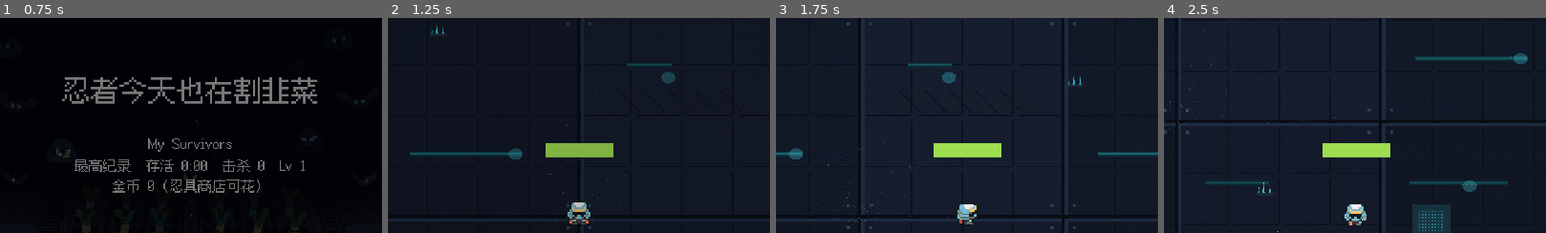
Above: before the commit, frames 1-4 (left to right).
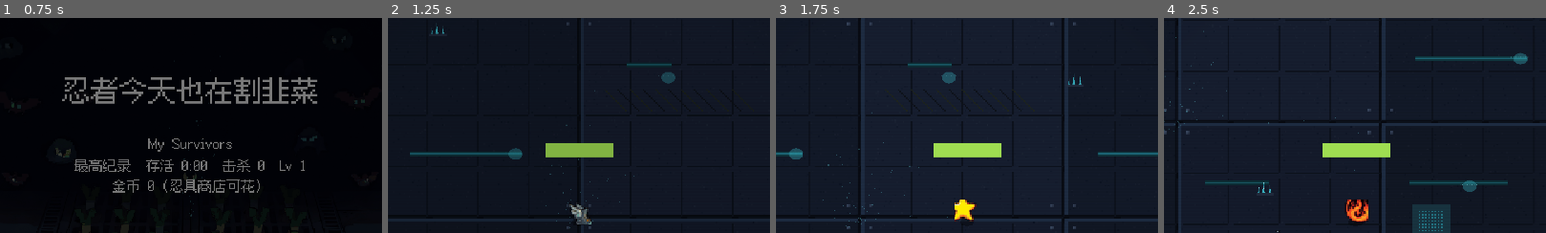
Above: after the commit, the same moments.

Repository: dkvkvk/my-survivors
Game: Godot game, scene res://main_menu.tscn
Same seed, same stepped clock (60 frames per second), same inputs: the game is played once before the commit and once after it. Sound files missing from this copy of the repository are replaced by a short silence.
Inputs:
- Up to frame 1 (0.75 s): click "开始游戏" at 0.5 s
- Up to frame 2 (1.25 s): no input
- Up to frame 3 (1.75 s): tap Enter at 1.25 s; hold D (move_right) from 1.28 s (still down); tap R at 1.35 s
- Up to frame 4 (2.5 s): release D (move_right) at 2.03 s; hold S (move_down) from 2.03 s (still down); tap R at 2.1 s
The pictures show only the part of the screen within x 25-75%, y 4-54%; the shares and areas given below are measured in that part.

Frame 1 is identical in both runs. In frame 2, 0.5% of the frame differs, in the area x 47-54%, y 84-96%; in frame 3, 0.5%; in frame 4, 0.6%, in the area x 47-54%, y 84-97%.

Commit message:
升级卡图标八件套 + 忍者重做动画表（AI 生成）
- 升级三选一卡片顶部图标：靴子/扳机/弹药/爱心/磁铁/刀环/光环/三手里剑
 （3x3 宫格生成，切九格按序映射 8 张卡，另出一枚备用星星）
- 忍者换重做的 4x4 行走表（腿部姿态明确的真走路循环，替换滑行感旧表）
- 实机验证：卡片图标显示且与卡名对应、忍者动画正常、零报错

Diff:
--- a/hero.gd
+++ b/hero.gd
@@ -4,7 +4,7 @@
 ## 自动读取父节点（Player）的速度，按主轴方向播放四向走路/待机动画。
 ## 物理与碰撞仍在 player.tscn 上，这里只负责外观。
 
-const SHEET := preload("res://assets/hero/ninja_blue.png")
+const SHEET := preload("res://assets/hero/ninja_sheet.png")
 const SHADOW := preload("res://assets/hero/shadow.png")
 const FRAME := 16
 # 精灵表列 = 朝向（与素材源码一致：下0 上1 左2 右3；行 0=待机帧，0-3=走路循环）
Binary file removed: assets/hero/ninja_blue.png
Binary file added: assets/hero/ninja_sheet.png
Not shown, added: assets/hero/ninja_sheet.png.import
Binary file added: assets/ui/card_aura.png
Not shown, added: assets/ui/card_aura.png.import
Binary file added: assets/ui/card_damage.png
Not shown, added: assets/ui/card_damage.png.import
Binary file added: assets/ui/card_fire_rate.png
Not shown, added: assets/ui/card_fire_rate.png.import
Binary file added: assets/ui/card_magnet.png
Not shown, added: assets/ui/card_magnet.png.import
Binary file added: assets/ui/card_max_health.png
(and 9 more such lines)
